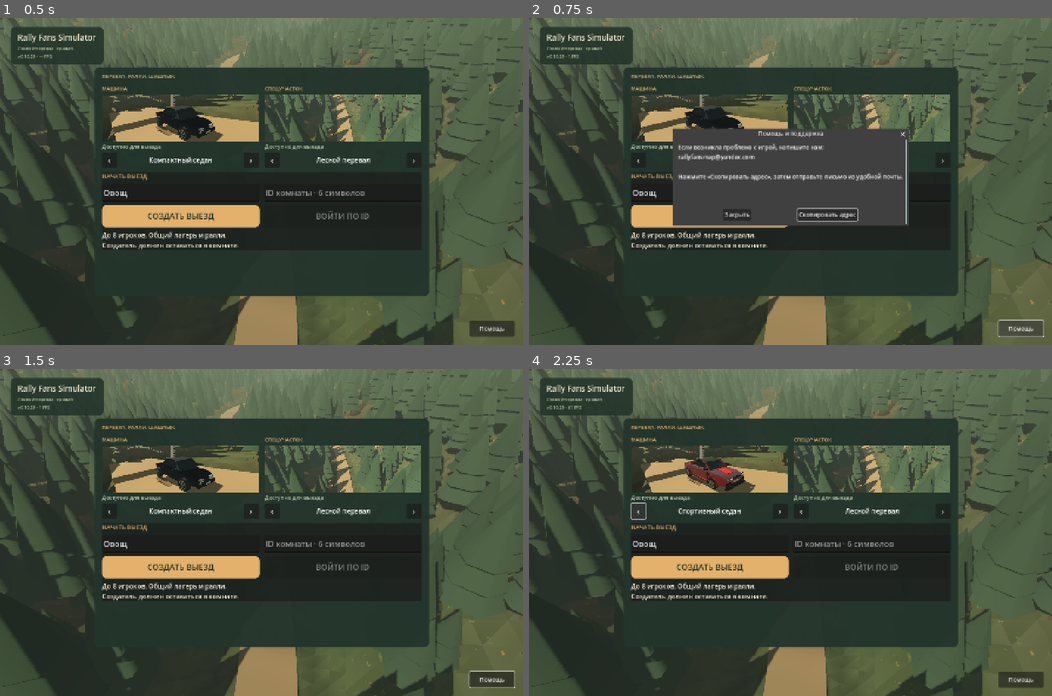
Above: before the commit, frames 1-4 (two rows, left to right).
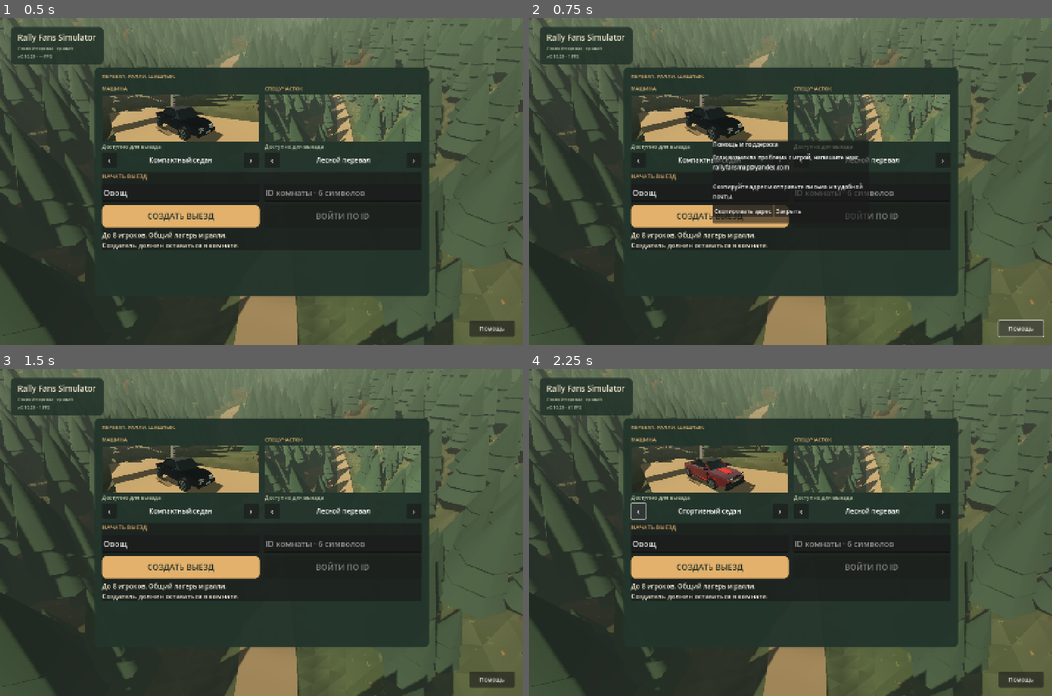
Above: after the commit, the same moments.

Repository: DaniilSmirnov/rfm-simulator
Game: Godot game, scene res://main.tscn
Two runs of this game, one before a commit and one after it. Both use one fixed random seed, a clock stepped at 60 frames per second and the inputs below.
Inputs:
- Up to frame 1 (0.5 s): no input
- Up to frame 2 (0.75 s): click "Помощь" at 0.5 s
- Up to frame 3 (1.5 s): click "Закрыть" at 1.25 s
- Up to frame 4 (2.25 s): click "‹" at 2 s

Frame 1 is identical in both runs. In frame 2, 12% of the frame differs, in the area x 27-73%, y 33-64%; in frame 3, less than 0.1%; in frame 4, nothing differs.

Commit message:
Replace unsupported native support dialog with portable Godot Control UI

Diff:
--- a/game/scripts/lobby_ui.gd
+++ b/game/scripts/lobby_ui.gd
@@ -13,7 +13,7 @@
 var return_button: Button
 var host_pause: PanelContainer
 var help_button: Button
-var help_dialog: AcceptDialog
+var help_dialog: PanelContainer
 const SUPPORT_EMAIL = "rallyfansmap@yandex.com"
 var audio_controls: VBoxContainer
 var volume_label: Label
@@ -29,10 +29,10 @@
 func _open_help() -> void:
 	# mailto: is not reliably handled inside the VK client WebView.
 	if _is_vk_platform():
-		help_dialog.popup_centered(Vector2i(440, 230))
+		help_dialog.show()
 		return
 	if OS.shell_open("mailto:" + SUPPORT_EMAIL) != OK:
-		help_dialog.popup_centered(Vector2i(440, 230))
+		help_dialog.show()
 
 func _copy_support_email() -> void:
 	if OS.has_feature("web"):
@@ -78,14 +78,36 @@
 	help_button.offset_top = -68
 	help_button.offset_bottom = -24
 	help_button.pressed.connect(_open_help)
-	help_dialog = AcceptDialog.new()
+	help_dialog = PanelContainer.new()
 	help_dialog.name = "SupportDialog"
-	help_dialog.title = "Помощь и поддержка"
-	help_dialog.dialog_text = "Если возникла проблема с игрой, напишите нам:\n" + SUPPORT_EMAIL + "\n\nНажмите «Скопировать адрес», затем отправьте письмо из удобной почты."
-	help_dialog.ok_button_text = "Скопировать адрес"
-	help_dialog.add_cancel_button("Закрыть")
-	help_dialog.confirmed.connect(_copy_support_email)
+	help_dialog.set_anchors_and_offsets_preset(Control.PRESET_CENTER)
+	help_dialog.offset_left = -215
+	help_dialog.offset_right = 215
+	help_dialog.offset_top = -115
+	help_dialog.offset_bottom = 115
+	help_dialog.mouse_filter = Control.MOUSE_FILTER_STOP
 	ui.add_child(help_dialog)
+	var help_content = VBoxContainer.new()
+	help_content.add_theme_constant_override("separation", 12)
+	help_dialog.add_child(help_content)
+	var help_title = Label.new()
+	help_title.text = "Помощь и поддержка"
+	help_content.add_child(help_title)
+	var help_text = Label.new()
+	help_text.text = "Если возникла проблема с игрой, напишите нам:\n" + SUPPORT_EMAIL + "\n\nСкопируйте адрес и отправьте письмо из удобной почты."
+	help_text.autowrap_mode = TextServer.AUTOWRAP_WORD_SMART
+	help_content.add_child(help_text)
+	var help_actions = HBoxContainer.new()
+	help_content.add_child(help_actions)
+	var copy_button = Button.new()
+	copy_button.text = "Скопировать адрес"
+	copy_button.pressed.connect(_copy_support_email)
+	help_actions.add_child(copy_button)
+	var close_button = Button.new()
+	close_button.text = "Закрыть"
+	close_button.pressed.connect(help_dialog.hide)
+	help_actions.add_child(close_button)
+	help_dialog.hide()
 	# Backdrop fills the viewport independently of the inset HUD root.
 	var backdrop_root = Control.new()
 	backdrop_root.mouse_filter = Control.MOUSE_FILTER_IGNORE
